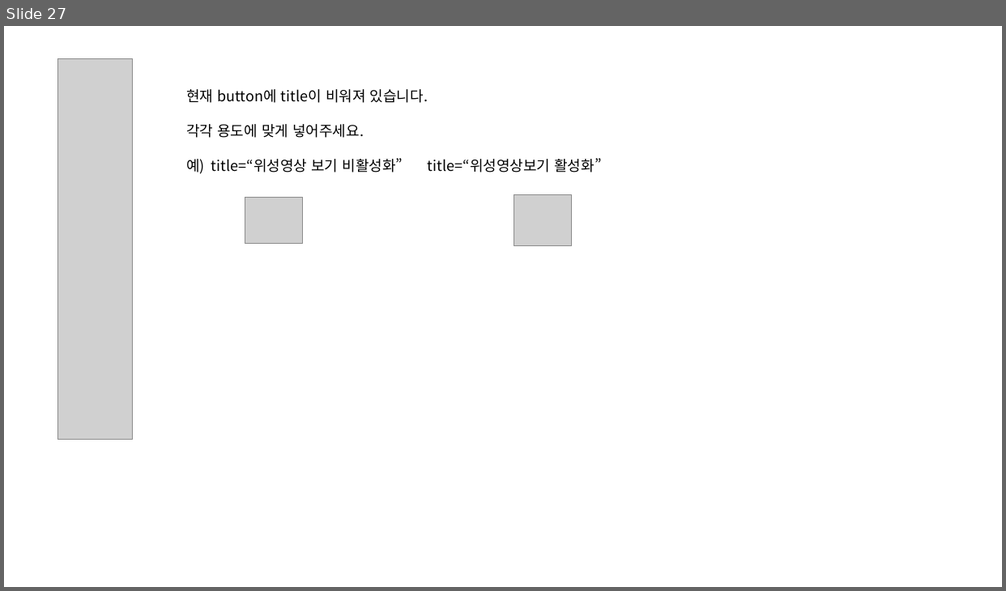
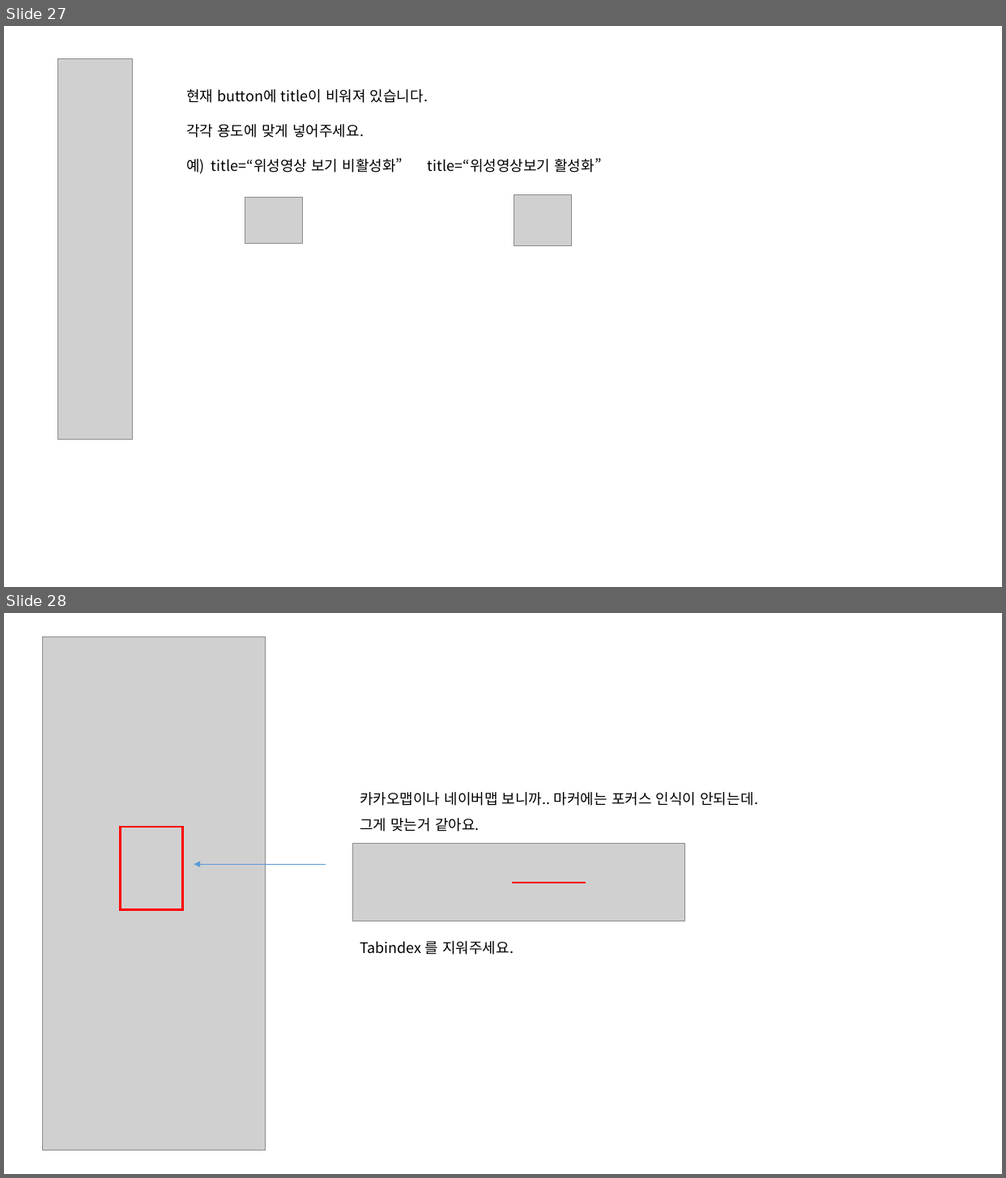
Before and after one commit to jeoungGyy/sejong, a slide deck: ppt/웹접근성 오류 체크(운영).pptx. Shown one above the other, each under a label of ours: slide 27 before the commit, slides 27 and 28 after it. The pictures are 1006x591 and 1006x1178 pixels, drawn with LibreOffice and Linux fonts; fonts in the diff are those of the drawing; grey boxes stand for pictures. Boxes give left, top, right and bottom in pixels: in the first picture for what was removed or moved away, otherwise in the second. Text is boxed around its words. In the diff, an @@ line names an element or a change of style, - is before the commit and + after.

```diff
--- a/ppt/웹접근성 오류 체크(운영).pptx
+++ b/ppt/웹접근성 오류 체크(운영).pptx
@@ slide 28 added at <box>4,613,1002,1174</box>, background #FFFFFF @@
@@ picture added at <box>43,637,266,1152</box> @@
@@ text added at <box>360,792,758,832</box>, 14 pt, text #000000 @@
+카카오맵이나 네이버맵 보니까.. 마커에는 포커스 인식이 안되는데.
+그게 맞는거 같아요.
@@ rectangle added at <box>120,827,182,910</box>, outline #FF0000 2 pt @@
@@ picture added at <box>353,844,685,922</box> @@
@@ arrow added from (325, 865) to (194, 865), #5B9BD5 0.5 pt @@
@@ line added from (513, 883) to (586, 883), #FF0000 2 pt @@
@@ text added at <box>360,941,513,955</box>, 14 pt, text #000000 @@
+Tabindex 를 지워주세요.
```
Also in this commit, not shown: 1 slide removed, 2 other files.
